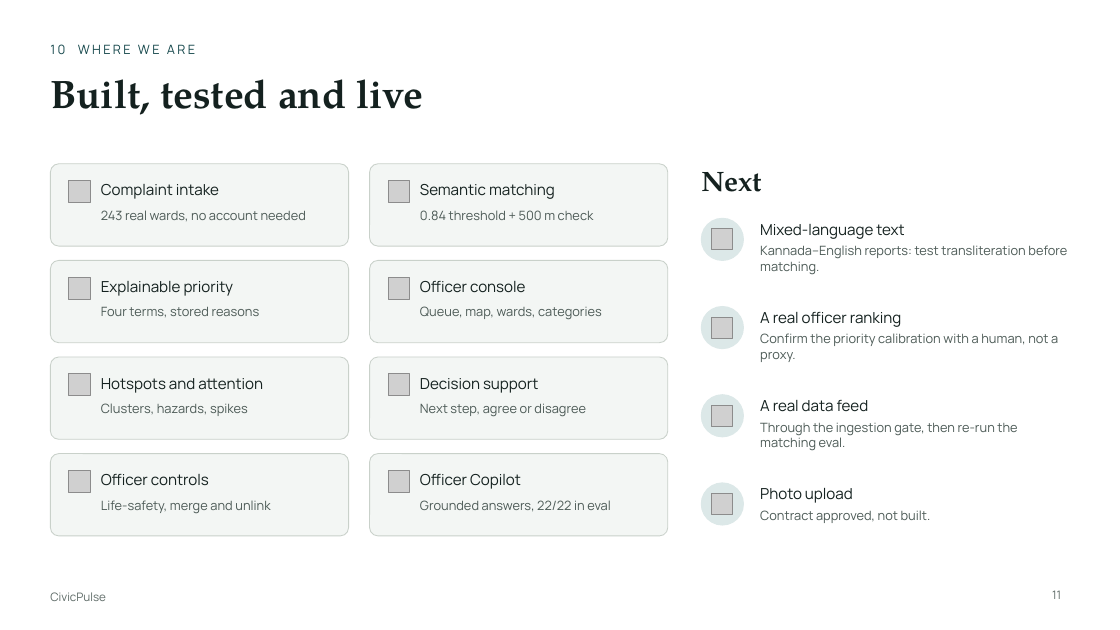
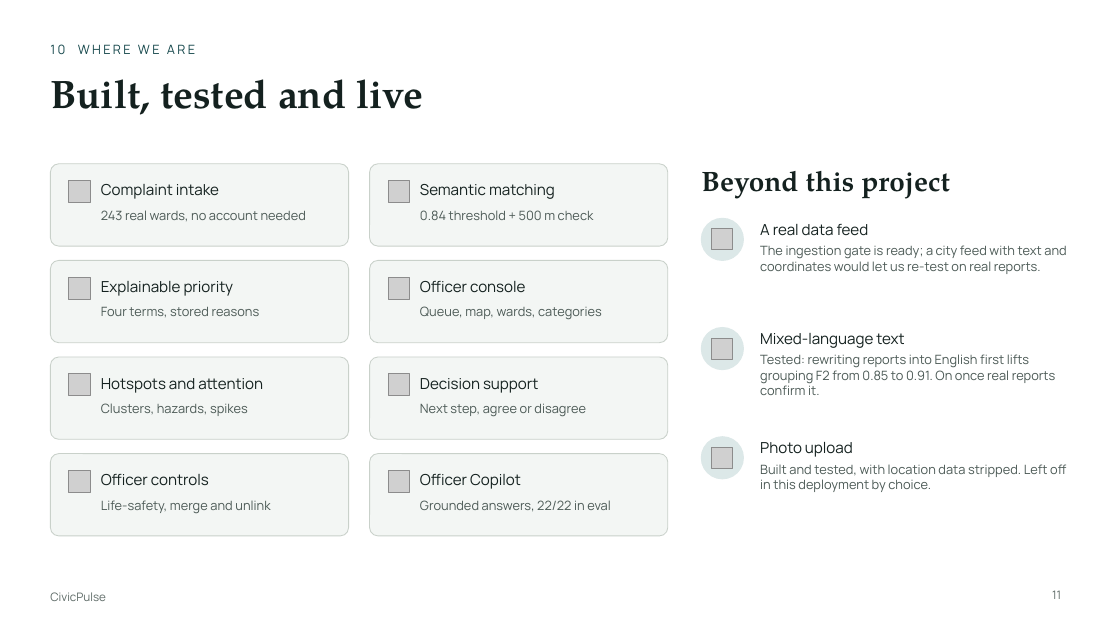
Before and after one commit to Proj-CivicPulse/CivicPulse, a slide deck: slide 11 of presentation/CivicPulse-final.pptx. Drawn at 1120x630 pixels with LibreOffice and Linux fonts; fonts in the diff are those of the drawing; grey boxes stand for pictures. Boxes give left, top, right and bottom in pixels: in the first picture for what was removed or moved away, otherwise in the second. Text is boxed around its words. In the diff, an @@ line names an element or a change of style, - is before the commit and + after.

```diff
--- a/presentation/CivicPulse-final.pptx
+++ b/presentation/CivicPulse-final.pptx
@@ text at (701, 171, 950, 199): text changed @@
-Next
+Beyond this project
@@ text at (760, 224, 869, 236): text changed @@
-Mixed-language text
+A real data feed
@@ text at (760, 245, 1066, 274): text changed @@
-Kannada–English reports: test transliteration before matching.
+The ingestion gate is ready; a city feed with text and coordinates would let us re-test on real reports.
@@ ellipse: place and size @@
-ellipse at (702, 307, 744, 349)
+ellipse at (702, 328, 744, 370)
@@ picture removed at (712, 317, 733, 338) @@
@@ picture added at (712, 339, 733, 360) @@
@@ text at (760, 354, 1056, 395): text changed @@
-Confirm the priority calibration with a human, not a proxy.
+Tested: rewriting reports into English first lifts grouping F2 from 0.85 to 0.91. On once real reports confirm it.
@@ text at (760, 333, 904, 348): text changed @@
-A real officer ranking
+Mixed-language text
@@ picture removed at (712, 406, 733, 427) @@
@@ text removed at (760, 400, 869, 412) @@
-A real data feed
@@ ellipse: place and size @@
-ellipse at (702, 395, 744, 437)
+ellipse at (702, 437, 744, 479)
@@ picture: place and size @@
-picture at (712, 494, 733, 515)
+picture at (712, 448, 733, 469)
@@ text "Photo upload": place and size @@
-text "Photo upload" at (760, 488, 853, 503)
+text "Photo upload" at (760, 442, 853, 457)
@@ text at (760, 464, 1066, 492): text changed @@
-Through the ingestion gate, then re-run the matching eval.
+Built and tested, with location data stripped. Left off in this deployment by choice.
@@ ellipse removed at (702, 483, 744, 525) @@
@@ text removed at (760, 510, 931, 523) @@
-Contract approved, not built.
```
Also in this commit, not shown: 2 other slides changed, 6 other files.
